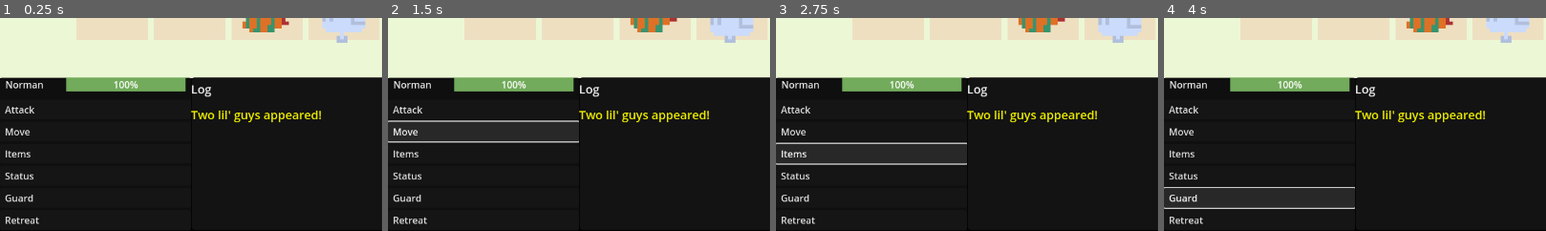
Above: before the commit, frames 1-4 (left to right).
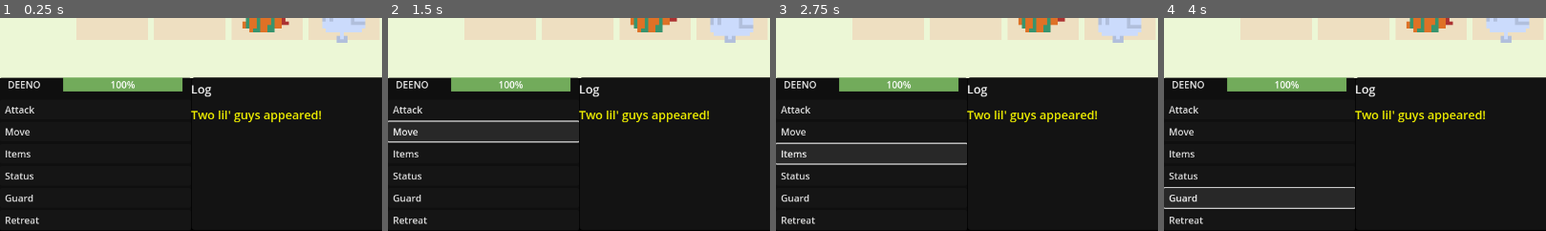
Above: after the commit, the same moments.

Repository: SamShubitz1/WorkingTitle
Game: Godot game, scene res://Scenes/Battle/Battle/battle_scene.tscn
Two runs of this game, one before a commit and one after it. Both use one fixed random seed, a clock stepped at 60 frames per second and the inputs below. This scene is started directly instead of the project's main scene.
Inputs:
- Up to frame 1 (0.25 s): no input
- Up to frame 2 (1.5 s): click "Attack" at 0.5 s; click "Move" at 1.25 s
- Up to frame 3 (2.75 s): click "Items" at 2 s
- Up to frame 4 (4 s): click "Status" at 2.75 s; click "Guard" at 3.5 s
The pictures show only the part of the screen within x 0-50%, y 50-100%; the shares and areas given below are measured in that part.

The runs differ from the first frame. In frame 1, 0.6% of the frame differs, in the area x 1-49%, y 27-35%; in frame 2, 0.6%; in frame 3, 0.6%; in frame 4, 0.6%.

Commit message:
battle controller in charge of update menu ui

Diff:
--- a/Scenes/Battle/Battle/battle_controller.gd
+++ b/Scenes/Battle/Battle/battle_controller.gd
@@ -3,6 +3,10 @@
 @onready var game_controller = get_tree().current_scene
 @onready var dialog_box = $"../BattleMenu/DialogBox/BattleLog".get_children().slice(1)
 @onready var cursor = $"../BattleMenu/Cursor"
+
+@onready var char_name_label = $"../BattleMenu/MainMenu/Menu/CharPanel/NameLabel"
+@onready var items_node = $"../BattleMenu/ItemsMenu"
+@onready var abilities_node = $"../BattleMenu/AbilitiesMenu"
 
 var norman_scene = preload("res://Scenes/Battle/Characters/Norman/norman.tscn")
 var thumper_scene = preload("res://Scenes/Battle/Characters/Thumper/thumper.tscn")
@@ -41,6 +45,7 @@
 	build_characters()
 	populate_grid()
 	increment_turn_queue()
+	update_ui()
 	add_event({"type": EventType.DIALOG, "text": initial_dialog})
 	add_event({"type": EventType.DIALOG, "text": current_player.char_name + "'s turn!", "duration": dialog_duration})
 	if current_player.alliance == GameData.Alliance.ENEMY:
@@ -138,6 +143,7 @@
 	var item = current_player.items.pop_at(item_index) # expensive on large arrays
 	if current_player.items.is_empty():
 		current_player.items.append({"name": "Empty", "menu_description": "You have no items"})
+	update_ui()
 	add_event({"type": EventType.DIALOG, "text": str(current_player.char_name, " used " + item.name + "!"), "duration": dialog_duration, "publisher": current_player.char_name})
 	current_player.items_equipped.append(item)
 	current_player.populate_buffs_array()
@@ -197,6 +203,7 @@
 func handle_end_turn() -> void:
 	increment_turn_queue()
 	add_event({"type": EventType.DIALOG, "text": current_player.char_name + "'s turn!", "duration": dialog_duration, "publisher": current_player.char_name})
+	update_ui()
 
 func handle_retreat() -> void:
 	game_controller.switch_to_overworld_scene()
@@ -235,7 +242,7 @@
 	players.append(pc)
 
 	var runt = runt_scene.instantiate()
-	var runt_abilities = ["Rock", "Paper", "Scissors"]
+	var runt_abilities = ["Paper"]
 	var runt_items = ["Extra Rock", "Extra Paper", "Sharpener"]
 	runt.init("Runt", GameData.Alliance.HERO, runt.get_node("CharSprite"), runt.get_node("CharHealth"), 80, runt_abilities, Vector2i(2, 0), runt_items) # init props will be accessed from somewhere
 	set_position_by_grid_coords(runt)
@@ -252,7 +259,7 @@
 
 	var thumper = thumper_scene.instantiate()
 	var thumper_abilities = ["Rock", "Paper", "Scissors"]
-	thumper.init("Thumper", GameData.Alliance.ENEMY, thumper.get_node("CharSprite"), thumper.get_node("CharHealth"), 100, thumper_abilities, Vector2i(6, 0)) # init props will be accessed from somewhere
+	thumper.init("Thumper", GameData.Alliance.ENEMY, thumper.get_node("CharSprite"), thumper.get_node("CharHealth"), 80, thumper_abilities, Vector2i(6, 0)) # init props will be accessed from somewhere
 	set_position_by_grid_coords(thumper)
 	add_child(thumper)
 	thumper.flip_sprite()
@@ -290,3 +297,21 @@
 		set_turn_order()
 	var next_player = turn_queue.pop_front()
 	current_player = next_player
+
+func update_ui() -> void:
+	if current_player.alliance == GameData.Alliance.HERO:
+		char_name_label.text = current_player.name
+
+		var abilities_buttons = abilities_node.get_child(0).get_children().slice(3)
+		for i in range(abilities_buttons.size()):
+			if i < current_player.abilities.size():
+				abilities_buttons[i].text = current_player.abilities[i].name
+			else:
+				abilities_buttons[i].text = "???"
+
+		var items_buttons = items_node.get_child(0).get_children().slice(3)
+		for i in range(items_buttons.size()):
+			if i < current_player.items.size():
+				items_buttons[i].text = current_player.items[i].name
+			else:
+				items_buttons[i].text = "-"
--- a/Scenes/Battle/Battle/battle_scene.tscn
+++ b/Scenes/Battle/Battle/battle_scene.tscn
@@ -344,75 +344,50 @@
 size_flags_horizontal = 3
 size_flags_vertical = 3
 
-[node name="Ability_1" type="Button" parent="BattleMenu/ItemsMenu/Menu"]
-layout_mode = 2
-size_flags_horizontal = 3
-size_flags_vertical = 3
-
-[node name="Ability_2" type="Button" parent="BattleMenu/ItemsMenu/Menu"]
-layout_mode = 2
-size_flags_horizontal = 3
-size_flags_vertical = 3
-
-[node name="Ability_3" type="Button" parent="BattleMenu/ItemsMenu/Menu"]
-layout_mode = 2
-size_flags_horizontal = 3
-size_flags_vertical = 3
-
-[node name="Ability_4" type="Button" parent="BattleMenu/ItemsMenu/Menu"]
-layout_mode = 2
-size_flags_horizontal = 3
-size_flags_vertical = 3
-
-[node name="Ability_5" type="Button" parent="BattleMenu/ItemsMenu/Menu"]
-layout_mode = 2
-size_flags_horizontal = 3
-size_flags_vertical = 3
-
-[node name="Ability_6" type="Button" parent="BattleMenu/ItemsMenu/Menu"]
-layout_mode = 2
-size_flags_horizontal = 3
-size_flags_vertical = 3
-
-[node name="Ability_7" type="Button" parent="BattleMenu/ItemsMenu/Menu"]
-layout_mode = 2
-size_flags_horizontal = 3
-size_flags_vertical = 3
-
-[node name="Ability_8" type="Button" parent="BattleMenu/ItemsMenu/Menu"]
-layout_mode = 2
-size_flags_horizontal = 3
-size_flags_vertical = 3
-
-[node name="Ability_9" type="Button" parent="BattleMenu/ItemsMenu/Menu"]
-layout_mode = 2
-size_flags_horizontal = 3
-size_flags_vertical = 3
-
-[node name="Slot" type="Button" parent="BattleMenu/ItemsMenu"]
-layout_mode = 0
-size_flags_vertical = 3
-alignment = 0
-
-[node name="Slot2" type="Button" parent="BattleMenu/ItemsMenu"]
-layout_mode = 0
-size_flags_vertical = 3
-alignment = 0
-
-[node name="Slot3" type="Button" parent="BattleMenu/ItemsMenu"]
-layout_mode = 0
-size_flags_vertical = 3
-alignment = 0
-
-[node name="Slot4" type="Button" parent="BattleMenu/ItemsMenu"]
-layout_mode = 0
-size_flags_vertical = 3
-alignment = 0
-
-[node name="Slot5" type="Button" parent="BattleMenu/ItemsMenu"]
-layout_mode = 0
-size_flags_vertical = 3
-alignment = 0
+[node name="Slot" type="Button" parent="BattleMenu/ItemsMenu/Menu"]
+layout_mode = 2
+size_flags_horizontal = 3
+size_flags_vertical = 3
+
+[node name="Slot2" type="Button" parent="BattleMenu/ItemsMenu/Menu"]
+layout_mode = 2
+size_flags_horizontal = 3
+size_flags_vertical = 3
+
+[node name="Slot3" type="Button" parent="BattleMenu/ItemsMenu/Menu"]
+layout_mode = 2
+size_flags_horizontal = 3
+size_flags_vertical = 3
+
+[node name="Slot4" type="Button" parent="BattleMenu/ItemsMenu/Menu"]
+layout_mode = 2
+size_flags_horizontal = 3
+size_flags_vertical = 3
+
+[node name="Slot5" type="Button" parent="BattleMenu/ItemsMenu/Menu"]
+layout_mode = 2
+size_flags_horizontal = 3
+size_flags_vertical = 3
+
+[node name="Slot6" type="Button" parent="BattleMenu/ItemsMenu/Menu"]
+layout_mode = 2
+size_flags_horizontal = 3
+size_flags_vertical = 3
+
+[node name="Slot7" type="Button" parent="BattleMenu/ItemsMenu/Menu"]
+layout_mode = 2
+size_flags_horizontal = 3
+size_flags_vertical = 3
+
+[node name="Slot8" type="Button" parent="BattleMenu/ItemsMenu/Menu"]
+layout_mode = 2
+size_flags_horizontal = 3
+size_flags_vertical = 3
+
+[node name="Slot9" type="Button" parent="BattleMenu/ItemsMenu/Menu"]
+layout_mode = 2
+size_flags_horizontal = 3
+size_flags_vertical = 3
 
 [node name="Descriptions" type="Panel" parent="BattleMenu"]
 layout_mode = 0
--- a/Scenes/Battle/Menu/battle_menu.gd
+++ b/Scenes/Battle/Menu/battle_menu.gd
@@ -29,7 +29,6 @@
 	player_info = battle_controller.get_player_info()
 	grid_info = battle_controller.get_grid_info()
 	initialize_menus()
-	update_ui()
 	cursor.move_cursor(initial_cursor_position)
 
 func _input(e) -> void:
@@ -59,6 +58,7 @@
 		if battle_controller.manual_increment:
 			battle_controller.increment_event_queue()
 		if not cursor.disabled:
+			update_scroll_size()
 			on_press_button()
 
 func go_back():
@@ -131,8 +131,8 @@
 	var is_valid_target = battle_controller.check_valid_targets(target_cells)
 	if is_valid_target:
 		battle_controller.on_use_attack(target_cells)
+		abilities_menu.set_scroll_size(player_info.abilities.size()) #will be called on end turn
 		go_back()
-		update_ui()
 	else:
 		battle_controller.on_select_invalid_target()
 
@@ -149,31 +149,11 @@
 	else:
 		log_menu.show_menu()
 		battle_controller.on_use_item(index)
-		update_ui()
 		go_back()
 		items_menu.set_scroll_size(player_info.items.size())
 
 func on_select_retreat() -> void:
 	battle_controller.on_try_retreat()
-
-func update_ui() -> void:
-	var next_player_info = battle_controller.get_player_info()
-	if next_player_info.alliance == GameData.Alliance.HERO:
-		player_info = next_player_info
-
-	char_name_label.text = player_info.name
-
-	for i in range(abilities_menu.buttons.size()):
-		if i < player_info.abilities.size():
-			abilities_menu.buttons[i].text = player_info.abilities[i].name
-		else:
-			abilities_menu.buttons[i].text = "???"
-
-	for i in range(items_menu.buttons.size()):
-		if i < player_info.items.size():
-			items_menu.buttons[i].text = player_info.items[i].name
-		else:
-			items_menu.buttons[i].text = "-"
 
 func update_description() -> void:
 	var index = selected_menu.get_selected_button_index()
@@ -198,7 +178,7 @@
 	items_menu.init(items_node, items_buttons, cursor, initial_button_position)
 	items_menu.set_scroll_size(player_info.items.size())
 
-	var targets_buttons = build_targets_grid()
+	var targets_buttons = build_targets_cells()
 	targets_menu.init(targets_node, targets_buttons, cursor, null)
 
 	log_menu.init(log_node, log_node.get_child(0).get_children().slice(1), cursor, null, battle_controller.battle_log)
@@ -207,7 +187,7 @@
 	selected_menu = options_menu
 	selected_menu.activate()
 
-func build_targets_grid() -> Array[Panel]:
+func build_targets_cells() -> Array[Panel]:
 	var cells: Array[Panel]
 	for i in range(32): # battle_controller.get_grid_size()
 		var cell = Panel.new()
@@ -220,3 +200,8 @@
 		cells.append(cell)
 		get_node("TargetsGrid").add_child(cell)
 	return cells
+
+func update_scroll_size() -> void:
+	player_info = battle_controller.get_player_info()
+	abilities_menu.set_scroll_size(player_info.abilities.size())
+	items_menu.set_scroll_size(player_info.items.size())
